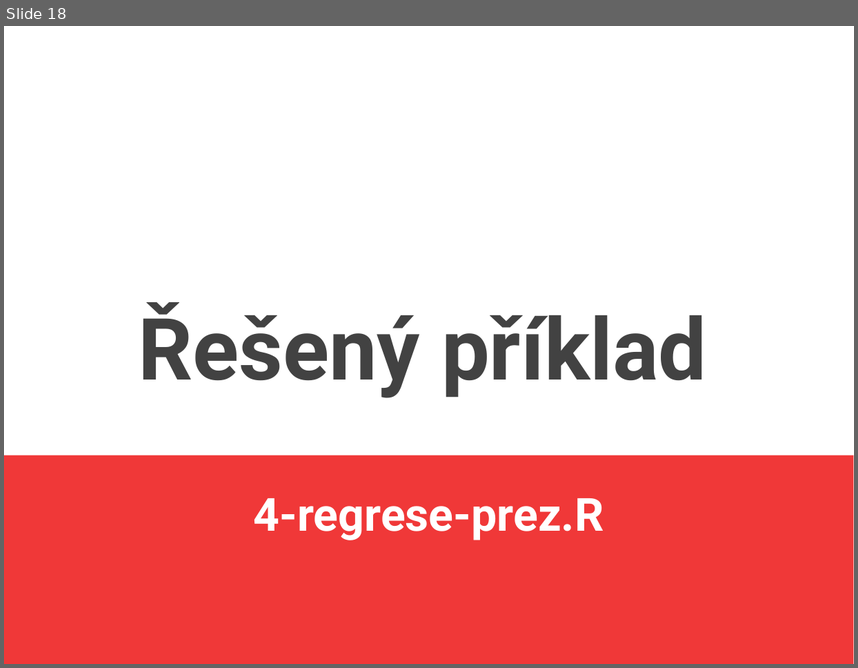
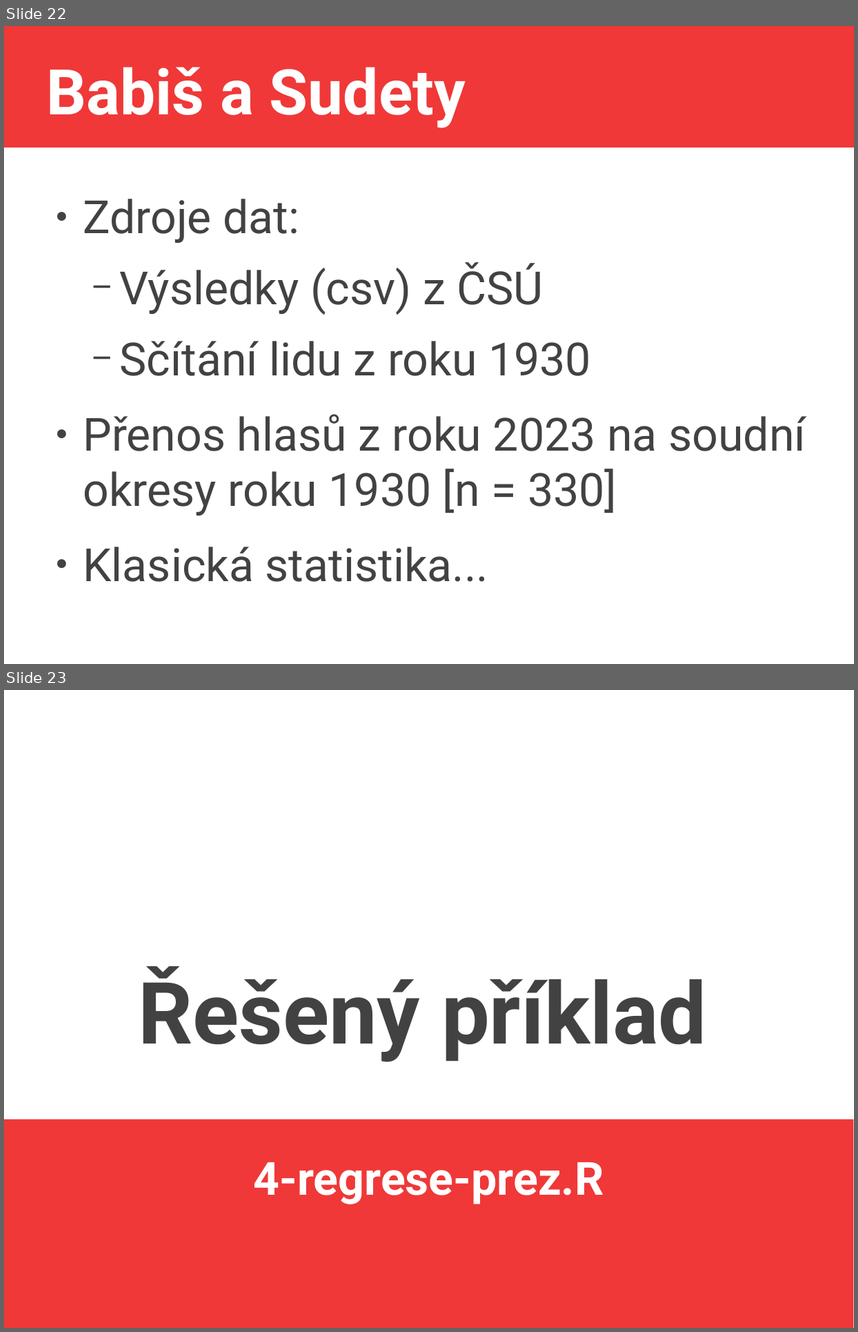
Before and after one commit to jlacko/4EK418, a slide deck: prez/4 - advanced calculations.odp. Shown one above the other, each under a label of ours: slide 18 before the commit, slides 22 and 23 after it. The pictures are 858x668 and 858x1332 pixels, drawn with LibreOffice and Linux fonts; fonts in the diff are those of the drawing. Boxes give left, top, right and bottom in pixels: in the first picture for what was removed or moved away, otherwise in the second. Text is boxed around its words. In the diff, an @@ line names an element or a change of style, - is before the commit and + after.

```diff
--- a/prez/4 - advanced calculations.odp
+++ b/prez/4 - advanced calculations.odp
@@ slide 22 added at (4, 26, 854, 664), background #FFFFFF @@
@@ rectangle added at (4, 26, 854, 147), fill #F03838 @@
@@ title added at (46, 67, 466, 128), 58.7 pt, text #FFFFFF, bold @@
+Babiš a Sudety
@@ text added at (83, 198, 806, 581), 42.7 pt, text #424242 @@
+● Zdroje dat:
+  − Výsledky (csv) z ČSÚ
+  − Sčítání lidu z roku 1930
+● Přenos hlasů z roku 2023 na soudní okresy roku 1930 [n = 330]
+● Klasická statistika...
@@ what was slide 18 is now slide 23 @@
```
Also in this commit, not shown: 6 slides changed, 5 other slides added, 1 slide removed, 1 other file.
